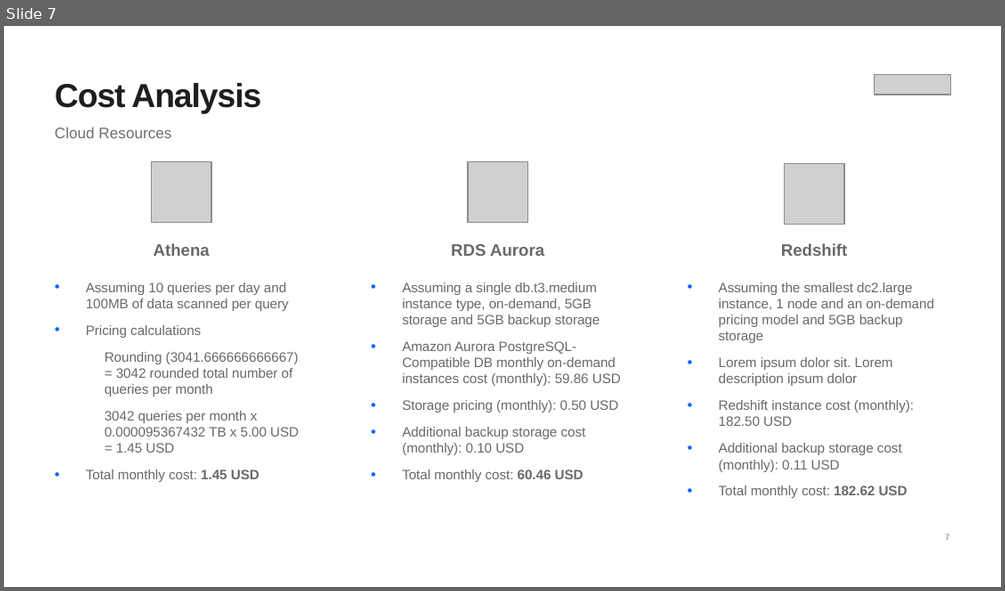
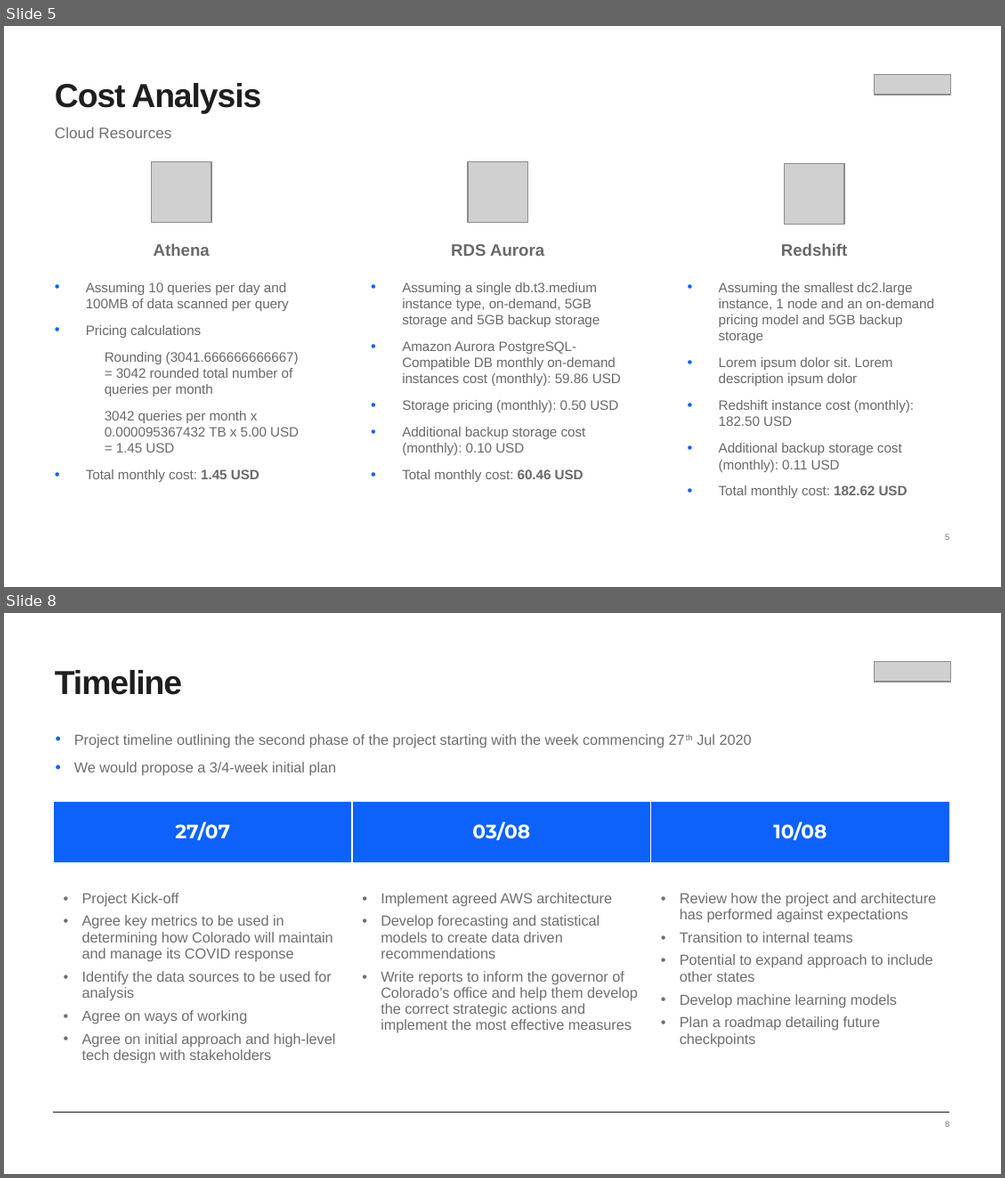
Before and after one commit to michalsicak/cloudDEacad-capstone-uk, a slide deck: Coranavirus Capstone Project.pptx. Shown one above the other, each under a label of ours: slide 7 before the commit, slides 5 and 8 after it; the slides between them are not shown. The pictures are 1005x591 and 1005x1178 pixels, drawn with LibreOffice and Linux fonts; fonts in the diff are those of the drawing; grey boxes stand for pictures. Boxes give left, top, right and bottom in pixels: in the first picture for what was removed or moved away, otherwise in the second. Text is boxed around its words. In the diff, an @@ line names an element or a change of style, - is before the commit and + after.

```diff
--- a/Coranavirus Capstone Project.pptx
+++ b/Coranavirus Capstone Project.pptx
@@ slide 8 added at [4, 613, 1001, 1174], background #FFFFFF; not listed: 1 template element that a slide beside it also shows @@
@@ picture added at [874, 662, 951, 682] @@
@@ text added at [55, 670, 182, 695], 24 pt, text #1E1E1E, bold @@
+Timeline
@@ text added at [74, 734, 752, 776], 10.5 pt, text #6E6E6E @@
+• Project timeline outlining the second phase of the project starting with the week commencing 27th Jul 2020
+• We would propose a 3/4-week initial plan
@@ table added at [54, 802, 951, 1112], 2 rows, 3 columns @@
+27/07 | 03/08 | 10/08
+Project Kick-off / Agree key metrics to be used in determining how Colorado will maintain and manage its COVID response / Identify the data sources to be used for analysis / Agree on ways of working / Agree on initial approach and high-level tech design with stakeholders | Implement agreed AWS architecture / Develop forecasting and statistical models to create data driven recommendations / Write reports to inform the governor of Colorado’s office and help them develop the correct strategic actions and implement the most effective measures | Review how the project and architecture has performed against expectations / Transition to internal teams / Potential to expand approach to include other states / Develop machine learning models / Plan a roadmap detailing future checkpoints
@@ what was slide 7 is now slide 5 @@
@@ page number at [945, 534, 949, 540]: text changed @@
-7
+5
```
Also in this commit, not shown: 7 slides changed, 3 other slides added, 3 slides removed.
